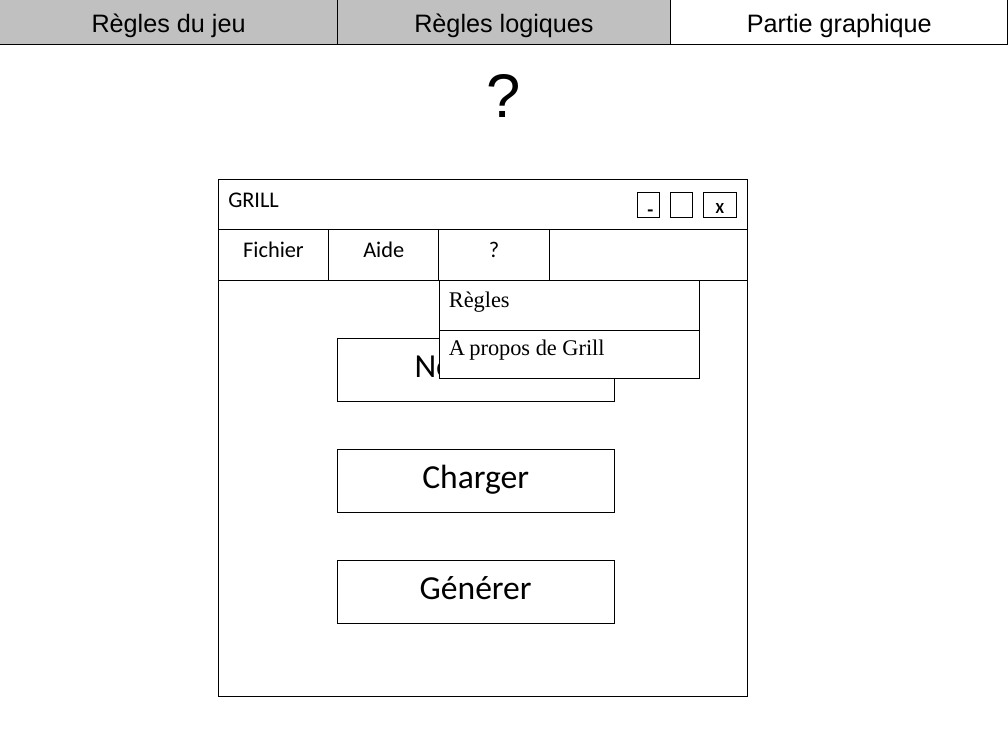
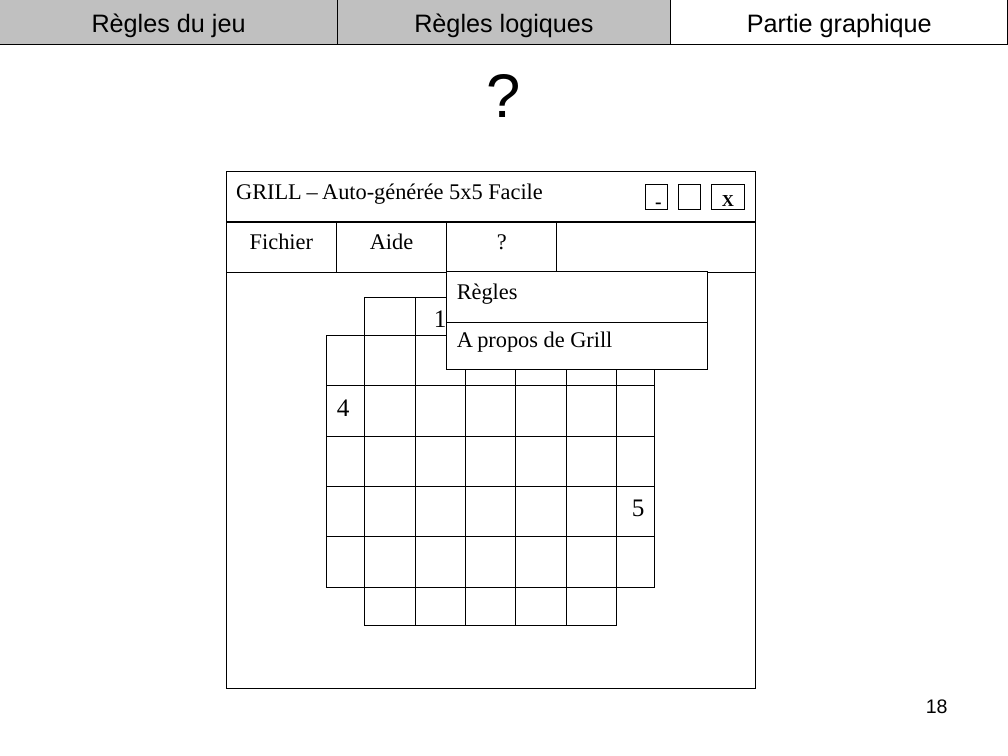
Before and after one commit to roulian/grillprojettuteure, a slide deck: slide 18 of documents/Power Point Soutenance du 18-01-10/Oral.ppt (slide 16 before the commit). Drawn at 1008x756 pixels with LibreOffice and Linux fonts; fonts in the diff are those of the drawing. Boxes give left, top, right and bottom in pixels: in the first picture for what was removed or moved away, otherwise in the second. Text is boxed around its words. In the diff, an @@ line names an element or a change of style, - is before the commit and + after.

```diff
--- a/documents/Power Point Soutenance du 18-01-10/Oral.ppt
+++ b/documents/Power Point Soutenance du 18-01-10/Oral.ppt
@@ rectangle "GRILL – Auto-générée 5x5 Facile": place and size @@
-rectangle "GRILL – Auto-générée 5x5 Facile" at [219,179,748,230]
+rectangle "GRILL – Auto-générée 5x5 Facile" at [226,171,755,222]
@@ text in rectangle at [236,183,543,204]: text changed; font Calibri to Times New Roman @@
-GRILL
+GRILL – Auto-générée 5x5 Facile
@@ font Calibri to Times New Roman in 4 elements at [226,222,336,272], [337,222,447,272], [447,222,556,272], [645,184,667,210] @@
@@ 9 rectangles: place and size @@
-9 rectangles at [218,179,748,697]
+9 rectangles at [226,171,756,687]
@@ rectangle "X" at [712,184,745,210]: size 11 to 12 pt, font Calibri to Times New Roman @@
@@ rectangle "Fichier": place and size @@
-rectangle "Fichier" at [219,230,329,280]
+rectangle "Fichier" at [226,222,336,272]
@@ rectangle removed at [338,339,615,401] @@
-Nouveau
@@ rectangle removed at [338,450,615,513] @@
-Charger
@@ group added at [327,297,654,625]: 6 rectangles @@
+1
+3
+4
+5
@@ rectangle removed at [338,560,615,624] @@
-Générer
@@ page number added at [926,699,948,714], 14 pt, text #000000 @@
+18
```
Also in this commit, not shown: 19 other slides changed.
